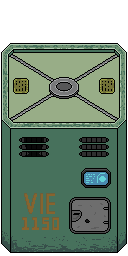
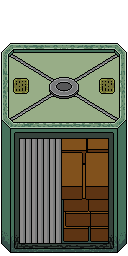
Comparing the layer stacks of the two (128, 256) images. Changes:
added layer "crate_pile_closed" above "crate_closed" over [62, 139, 108, 242]
added layer "schiebetür open" above "schiebetür" over [14, 132, 114, 249]
hid "door" over [69, 197, 111, 234]
hid "display" over [81, 168, 111, 188]
hid "VIE 1150" over [22, 193, 59, 230]
moved "air slot" into group "face #1", painted on it over [19, 137, 109, 157]
hid "face", moved it into group "face #1", painted on it over [24, 138, 44, 156]
